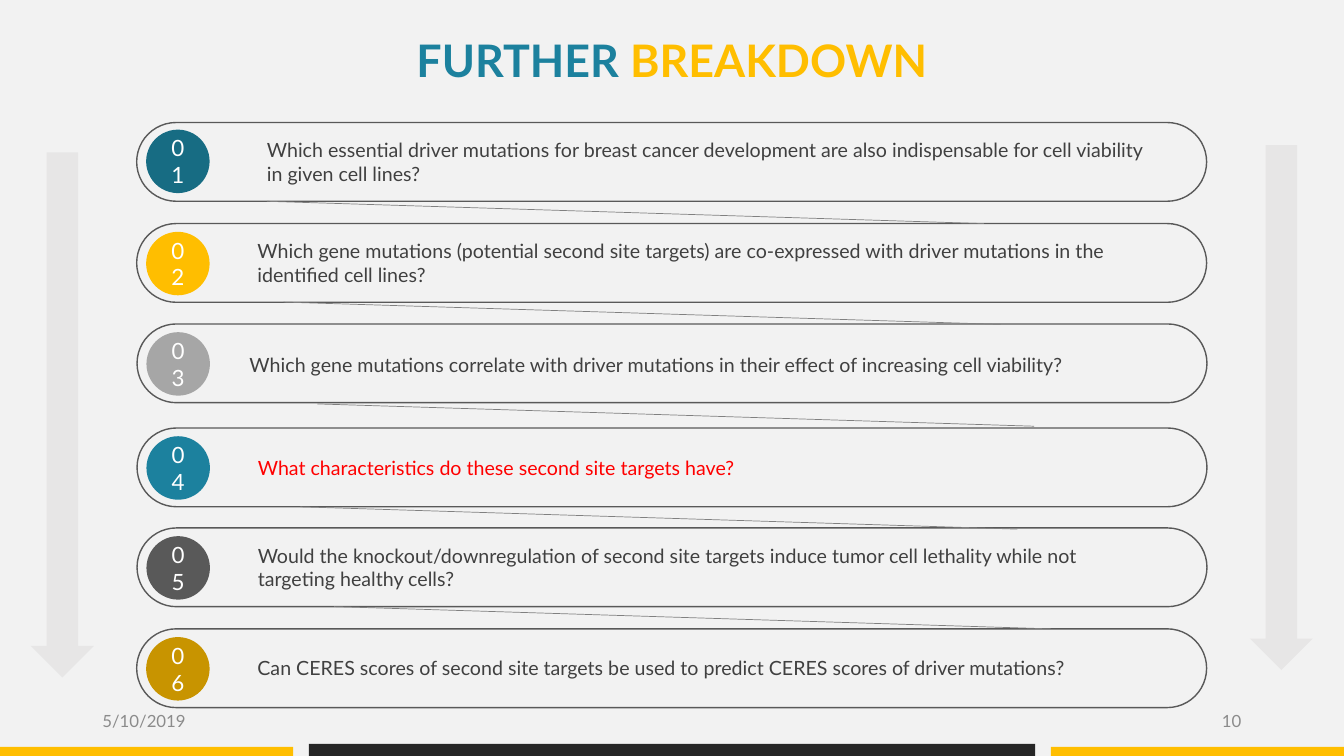
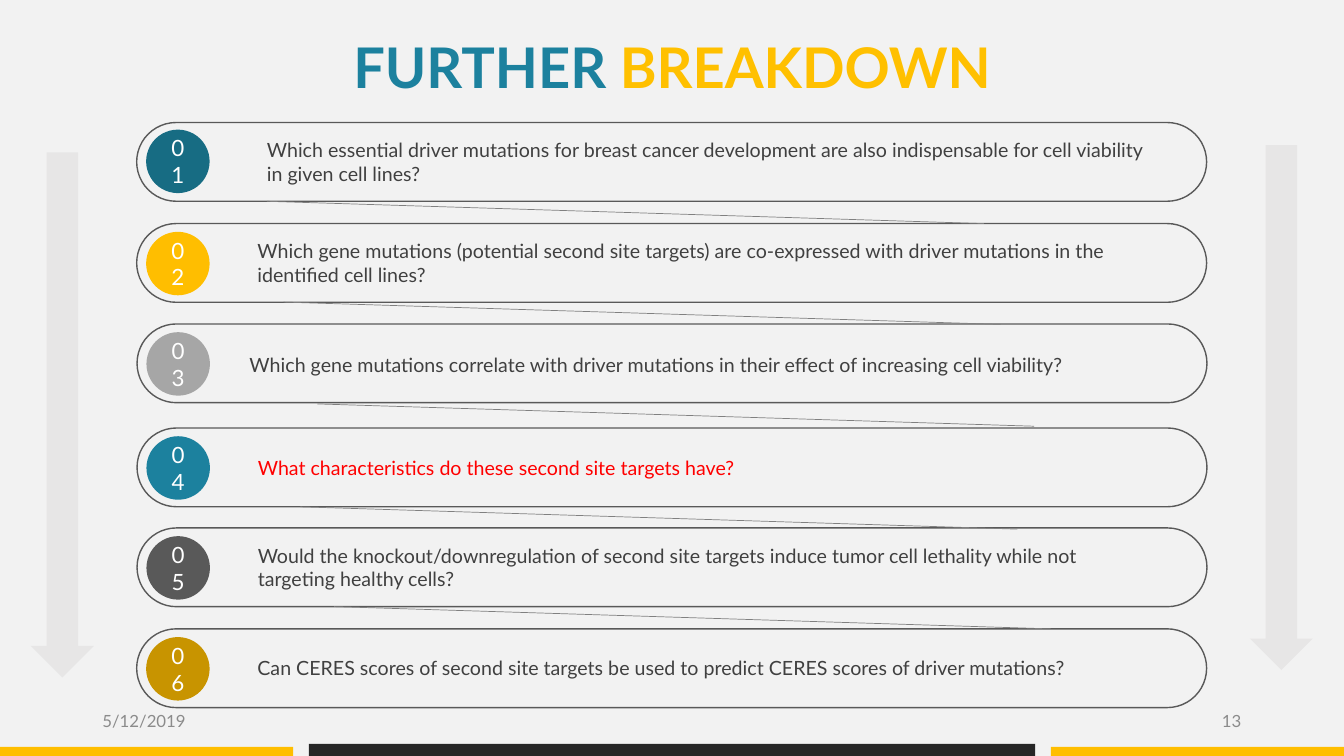
Before and after one commit to datascience-mobi/group-04-project-1-4, a slide deck: slide 13 of Folien Elias.pptx (slide 10 before the commit). Drawn at 1344x756 pixels with LibreOffice and Linux fonts; fonts in the diff are those of the drawing. Boxes give left, top, right and bottom in pixels: in the first picture for what was removed or moved away, otherwise in the second. Text is boxed around its words. In the diff, an @@ line names an element or a change of style, - is before the commit and + after.

```diff
--- a/Folien Elias.pptx
+++ b/Folien Elias.pptx
@@ text "FURTHER BREAKDOWN" at (353, 47, 991, 89): size 32 to 40 pt; text colour #FFBE00 to #FFC000 in "BREAKDOWN" @@
@@ text at (102, 715, 185, 728): text changed @@
-5/10/2019
+5/12/2019
@@ page number at (1222, 715, 1241, 727): text changed @@
-10
+13
```
Also in this commit, not shown: 12 other slides changed, 4 slides added, 4 slides removed.
